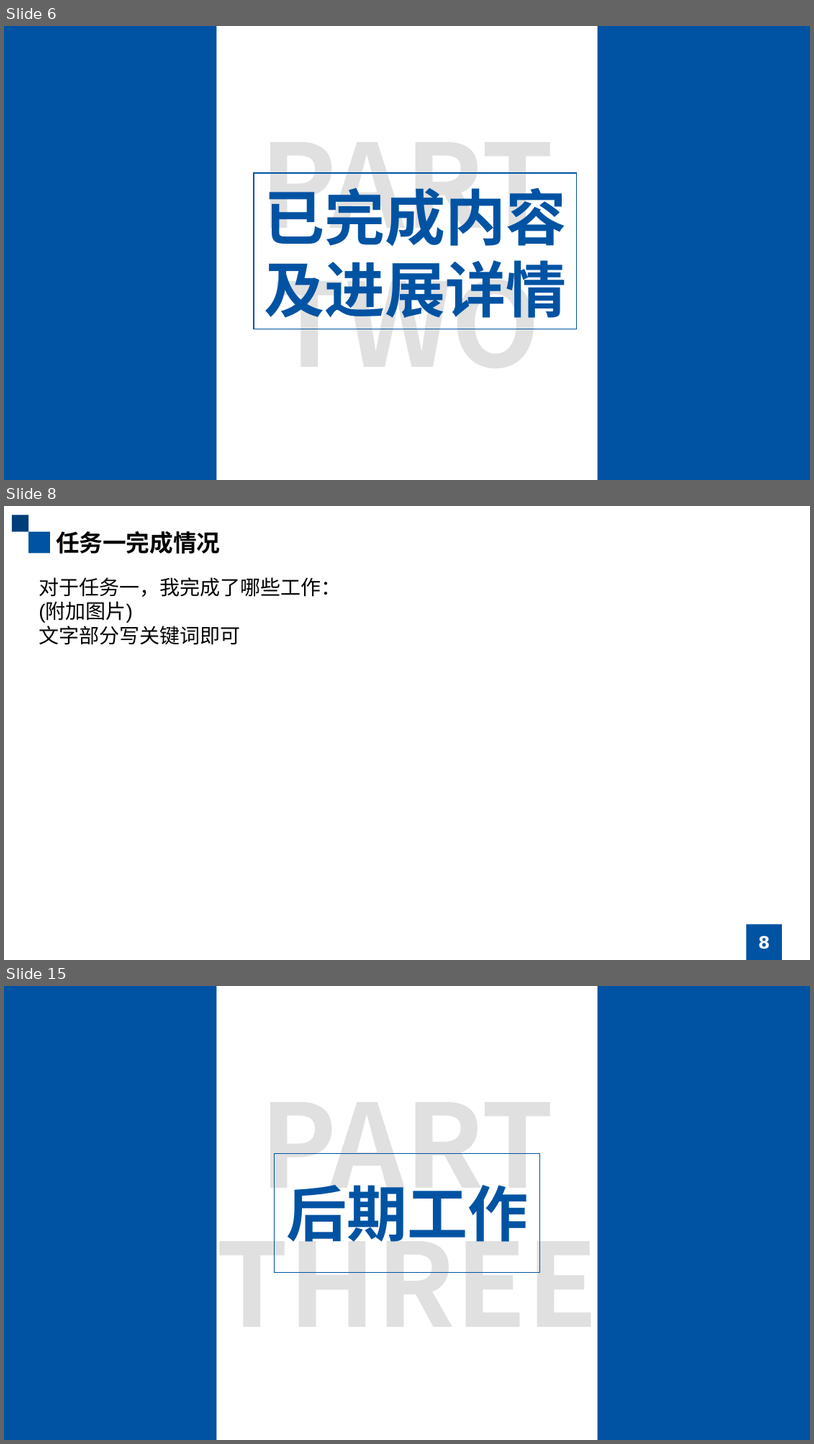
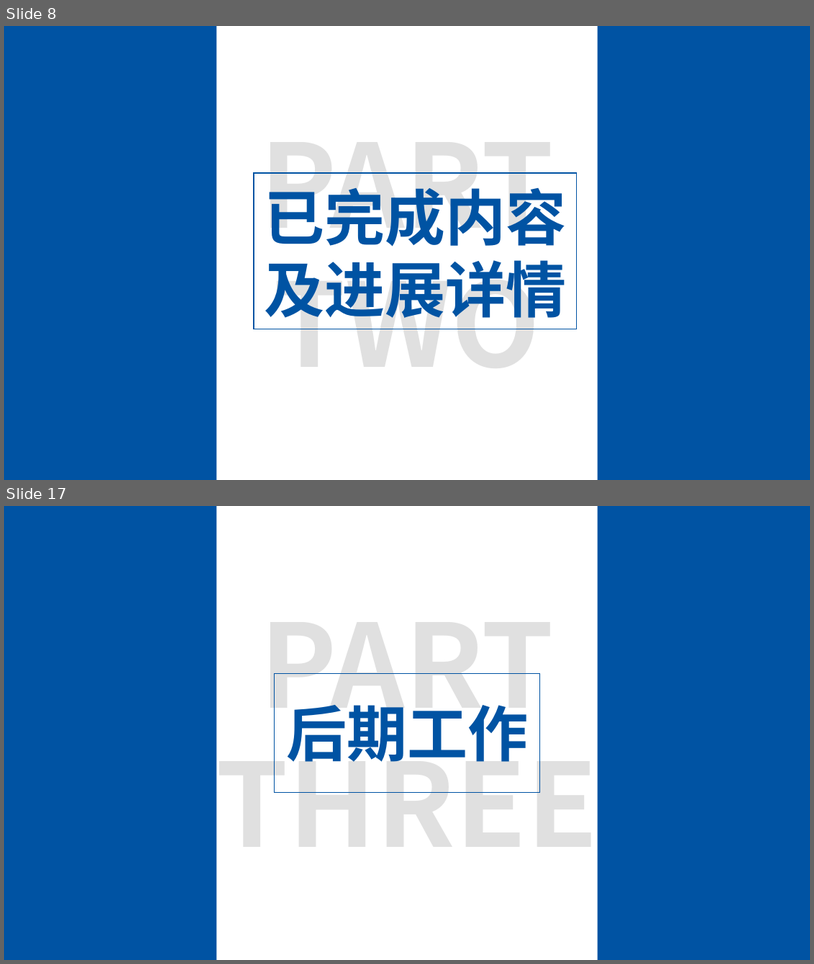
Before and after one commit to GRHun/SBoxDetection, a slide deck: doc/中期答辩.pptx. Shown one above the other, each under a label of ours: slides 6, 8 and 15 before the commit, slides 8 and 17 after it; the slides between them are not shown. The pictures are 814x1444 and 814x964 pixels, drawn with LibreOffice and Linux fonts; fonts in the diff are those of the drawing. Boxes give left, top, right and bottom in pixels: in the first picture for what was removed or moved away, otherwise in the second. Text is boxed around its words. In the diff, an @@ line names an element or a change of style, - is before the commit and + after.

```diff
--- a/doc/中期答辩.pptx
+++ b/doc/中期答辩.pptx
@@ slide 8 removed at [4,506,810,960], background #FFFFFF @@
@@ rectangle removed at [12,515,28,532] @@
@@ rectangle removed at [28,531,50,553] @@
@@ text removed at [56,531,220,554] @@
-任务一完成情况
@@ text removed at [39,577,341,645] @@
-对于任务一，我完成了哪些工作：
-(附加图片)
-文字部分写关键词即可
@@ rectangle removed at [747,924,782,960] @@
@@ page number removed at [759,935,770,949] @@
-8
@@ what was slide 6 is now slide 8 @@
@@ what was slide 15 is now slide 17 @@
```
Also in this commit, not shown: 8 slides changed, 5 slides added, 2 other slides removed, 7 other files.
